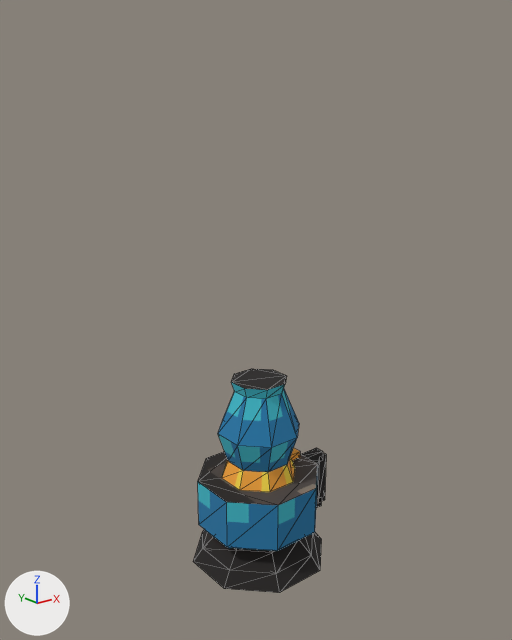
Renders of the glTF model apps/client/public/assets/mob_lume_a_olio_mezzo_vuoto.glb from each side of a commit.
Before and after are seen from a camera (50 mm lens) standing at (-1.146, -1.419, 1.29) and looking at (-0.006, 0.006, 0.72). Lighting does not change. The marker at lower left points along +X, +Y and +Z. The first picture is the older version. Mesh edges are drawn as thin lines. Vertices at exactly the same position are counted once.

Before the edit, the objects in view are built like this:
```python
me_mob_lume_a_olio_mezzo_vuoto = bpy.data.meshes.new('mob_lume_a_olio_mezzo_vuoto')
me_mob_lume_a_olio_mezzo_vuoto.from_pydata(...)  # 151 vertices, 238 faces; spans x -0.8..0.8, y -0.67..0.67, z -1.0..1.0
me_mob_lume_a_olio_mezzo_vuoto.materials.append(mat_mat_atlas)  # picture img_atlas
ob_mob_lume_a_olio_mezzo_vuoto = bpy.data.objects.new('mob_lume_a_olio_mezzo_vuoto', me_mob_lume_a_olio_mezzo_vuoto)
ob_mob_lume_a_olio_mezzo_vuoto.location = (0.035, 0.0, 0.275)
ob_mob_lume_a_olio_mezzo_vuoto.scale = (0.275, 0.275, 0.275)
```
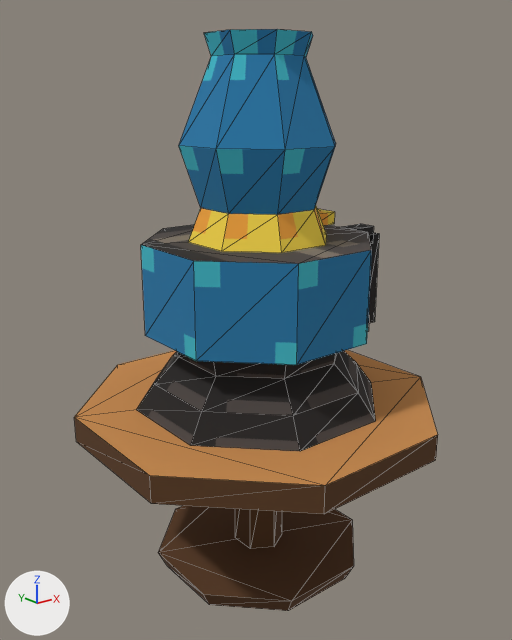
Where the change shows, as pixel boxes (x1, y1, x2, y2) in the pictures (512 x 640 px; the box of a moved part takes in the faces that stretch with it):
'mob_lume_a_olio_mezzo_vuoto', reshaped, moved, rescaled (172% wider, 159% taller): before (193, 369, 326, 593); after (74, 29, 438, 611)
part 1 of me_mob_lume_a_olio_mezzo_vuoto, moved or reshaped: before (193, 529, 322, 593); after (136, 351, 376, 451)
part 2 of me_mob_lume_a_olio_mezzo_vuoto, moved or reshaped (mostly hidden): before (316, 498, 322, 508); after (367, 316, 369, 332)
part 3 of me_mob_lume_a_olio_mezzo_vuoto, moved or reshaped: before (317, 453, 326, 502); after (368, 233, 379, 323)
part 4 of me_mob_lume_a_olio_mezzo_vuoto, added: after (341, 224, 374, 244)
part 5 of me_mob_lume_a_olio_mezzo_vuoto, moved or reshaped: before (198, 451, 318, 551); after (141, 224, 371, 365)
part 6 of me_mob_lume_a_olio_mezzo_vuoto, moved or reshaped: before (218, 369, 299, 492); after (179, 29, 336, 253)
part 7 of me_mob_lume_a_olio_mezzo_vuoto, moved or reshaped: before (290, 448, 300, 460); after (318, 209, 335, 226)
part 8 of me_mob_lume_a_olio_mezzo_vuoto, added (orange): after (74, 350, 438, 514)
part 9 of me_mob_lume_a_olio_mezzo_vuoto, added (brown): after (158, 506, 354, 611)
part 10 of me_mob_lume_a_olio_mezzo_vuoto, deleted: before (300, 448, 323, 463)
part 11 of me_mob_lume_a_olio_mezzo_vuoto, added (brown): after (235, 509, 282, 549)

What changed in the scene script:
```text
Change me_mob_lume_a_olio_mezzo_vuoto:
    used by ob_mob_lume_a_olio_mezzo_vuoto; location = (0.035, 0.0, 0.275); scale = (0.275, 0.275, 0.275)
    remove me_mob_lume_a_olio_mezzo_vuoto.from_pydata(...)  # 151 vertices, 238 faces; spans x -0.8..0.8, y -0.67..0.67, z -1.0..1.0
    add me_mob_lume_a_olio_mezzo_vuoto.from_pydata(...)  # 195 vertices, 298 faces; spans x -0.64..0.64, y -0.64..0.64, z -1.0..1.0
    me_mob_lume_a_olio_mezzo_vuoto part 1: the loose piece of 32 vertices spanning x -0.8..0.54, y -0.67..0.67, z -1.0..-0.56 is scaled about its middle by 0.652, then moved by (0.13, 0.0, 0.62)
    me_mob_lume_a_olio_mezzo_vuoto part 2: the loose piece of 8 vertices spanning x 0.35..0.75, y -0.05..0.05, z -0.76..-0.65 is scaled about its middle by 0.652, then moved by (-0.11, 0.0, 0.6)
    me_mob_lume_a_olio_mezzo_vuoto part 3: the loose piece of 8 vertices spanning x 0.69..0.8, y -0.05..0.05, z -0.71..-0.13 is scaled about its middle by 0.652, then moved by (-0.18, 0.0, 0.49)
    me_mob_lume_a_olio_mezzo_vuoto part 4: a new loose piece, a box spanning x 0.332..0.569, y -0.036..0.036, z 0.23..0.301, in mat_mat_atlas (picture img_atlas)
    me_mob_lume_a_olio_mezzo_vuoto part 5: the loose piece of 16 vertices spanning x -0.73..0.48, y -0.6..0.6, z -0.56..-0.05 is scaled about its middle by 0.652, then moved by (0.13, 0.0, 0.46)
    me_mob_lume_a_olio_mezzo_vuoto part 6: the loose piece of 40 vertices spanning x -0.53..0.28, y -0.4..0.4, z -0.05..1.0 is scaled about its middle by 0.652, then moved by (0.13, 0.0, 0.18)
    me_mob_lume_a_olio_mezzo_vuoto part 7: the loose piece of 8 vertices spanning x 0.2..0.38, y -0.07..0.07, z -0.02..0.05 is scaled about its middle by 0.652, then moved by (-0.02, 0.0, 0.34)
    me_mob_lume_a_olio_mezzo_vuoto part 8: the loose piece of 16 vertices spanning x -0.73..0.48, y -0.6..0.6, z -0.56..-0.05 is copied, and the copy is scaled about its middle by (1.06, 1.06, 0.192), then moved by (0.13, 0.0, -0.04); it spans x -0.64..0.64, y -0.64..0.64, z -0.4..-0.3
    me_mob_lume_a_olio_mezzo_vuoto part 9: a new loose piece of 16 vertices spanning x -0.39..0.39, y -0.39..0.39, z -1.0..-0.93, in mat_mat_atlas (picture img_atlas)
    me_mob_lume_a_olio_mezzo_vuoto part 10: the loose piece of 8 vertices spanning x 0.38..0.75, y -0.05..0.05, z -0.18..-0.07 is deleted
    me_mob_lume_a_olio_mezzo_vuoto part 11
    6 vertices are added at (0.0, -0.1, -0.93), (0.08, -0.05, -0.93), (-0.08, -0.05, -0.93), (-0.08, 0.05, -0.93), (0.0, 0.1, -0.93), (0.08, 0.05, -0.93)
    6 new vertices lie (0.0, 0.0, 0.53) away from vertices in x -0.08..0.08, y -0.1..0.1, z -0.93
    16 new faces join them
    other edits to the shape of me_mob_lume_a_olio_mezzo_vuoto do not show in these pictures
Change ob_mob_lume_a_olio_mezzo_vuoto:
    ob_mob_lume_a_olio_mezzo_vuoto.location: (0.035, 0.0, 0.275) -> (0.0, 0.0, 0.718)
    ob_mob_lume_a_olio_mezzo_vuoto.scale: (0.275, 0.275, 0.275) -> (0.718, 0.718, 0.718)
```
